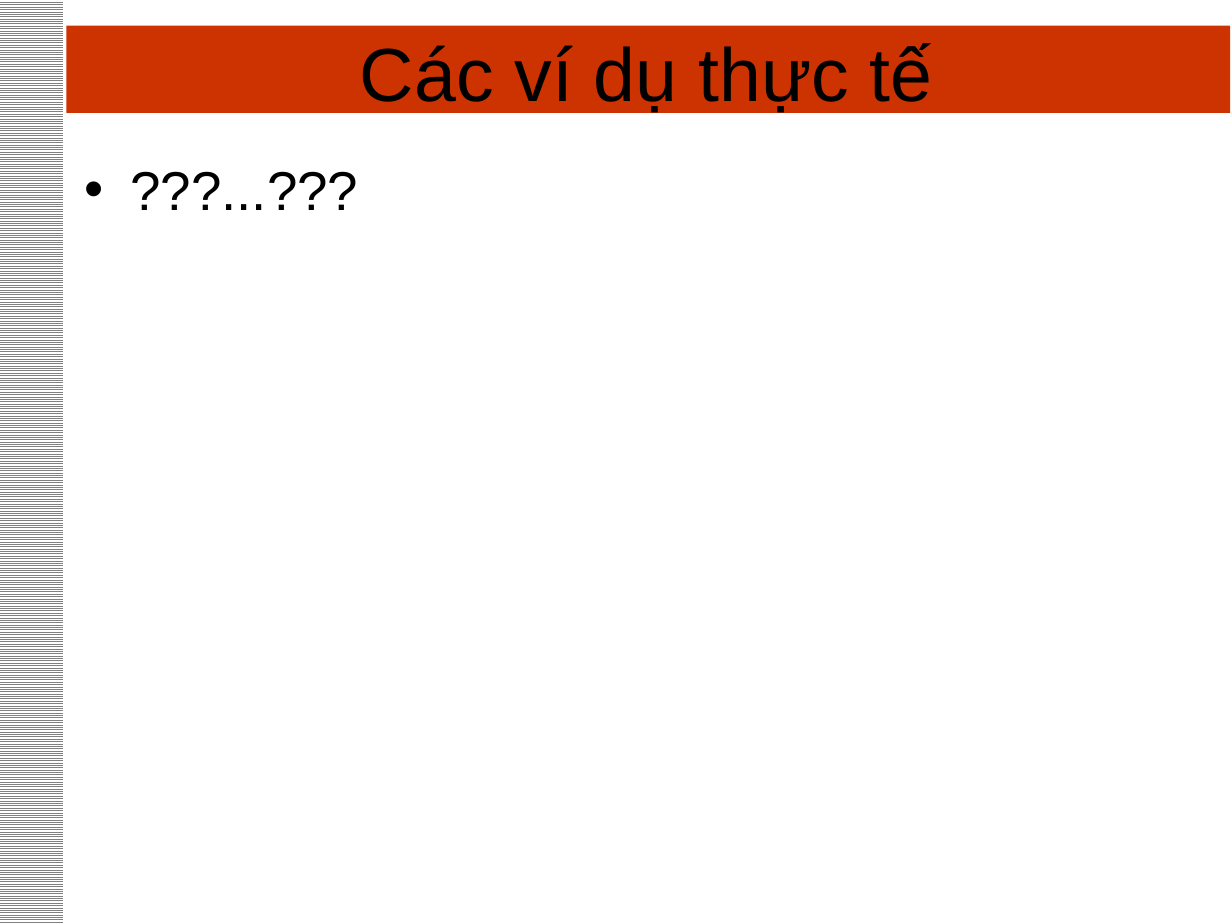
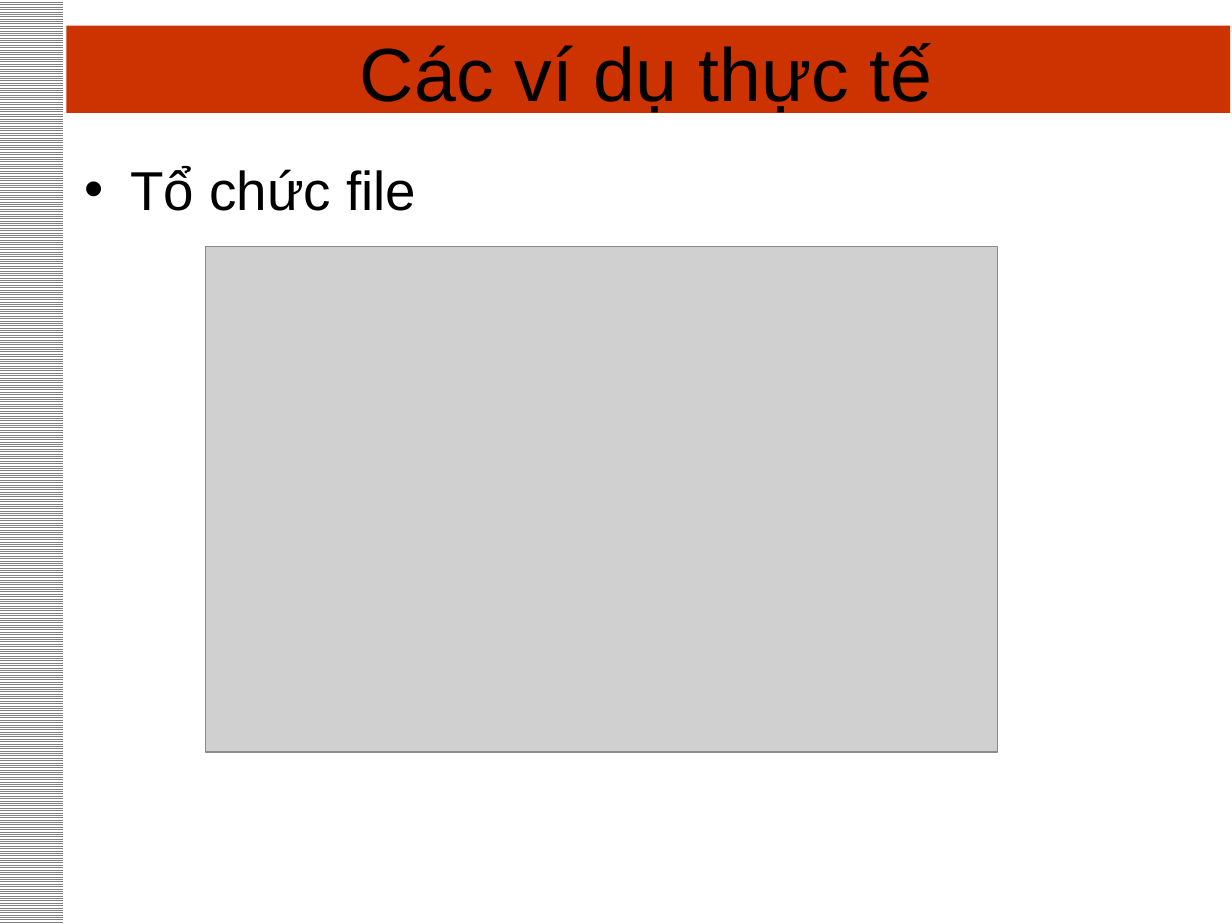
Before and after one commit to ThanhDong00/SE401-DesignPattern, a slide deck: slide 13 of Composite-demo/Mẫu Composite (Nhóm 07).pptx. Drawn at 1232x924 pixels with LibreOffice and Linux fonts; fonts in the diff are those of the drawing; grey boxes stand for pictures. Boxes give left, top, right and bottom in pixels: in the first picture for what was removed or moved away, otherwise in the second. Text is boxed around its words. In the diff, an @@ line names an element or a change of style, - is before the commit and + after.

```diff
--- a/Composite-demo/Mẫu Composite (Nhóm 07).pptx
+++ b/Composite-demo/Mẫu Composite (Nhóm 07).pptx
@@ text at (x1=130, y1=167, x2=416, y2=211): text changed @@
-• ???...???
+• Tổ chức file
@@ picture added at (x1=206, y1=246, x2=998, y2=752) @@
```
Also in this commit, not shown: 1 slide added, 29 other files.
